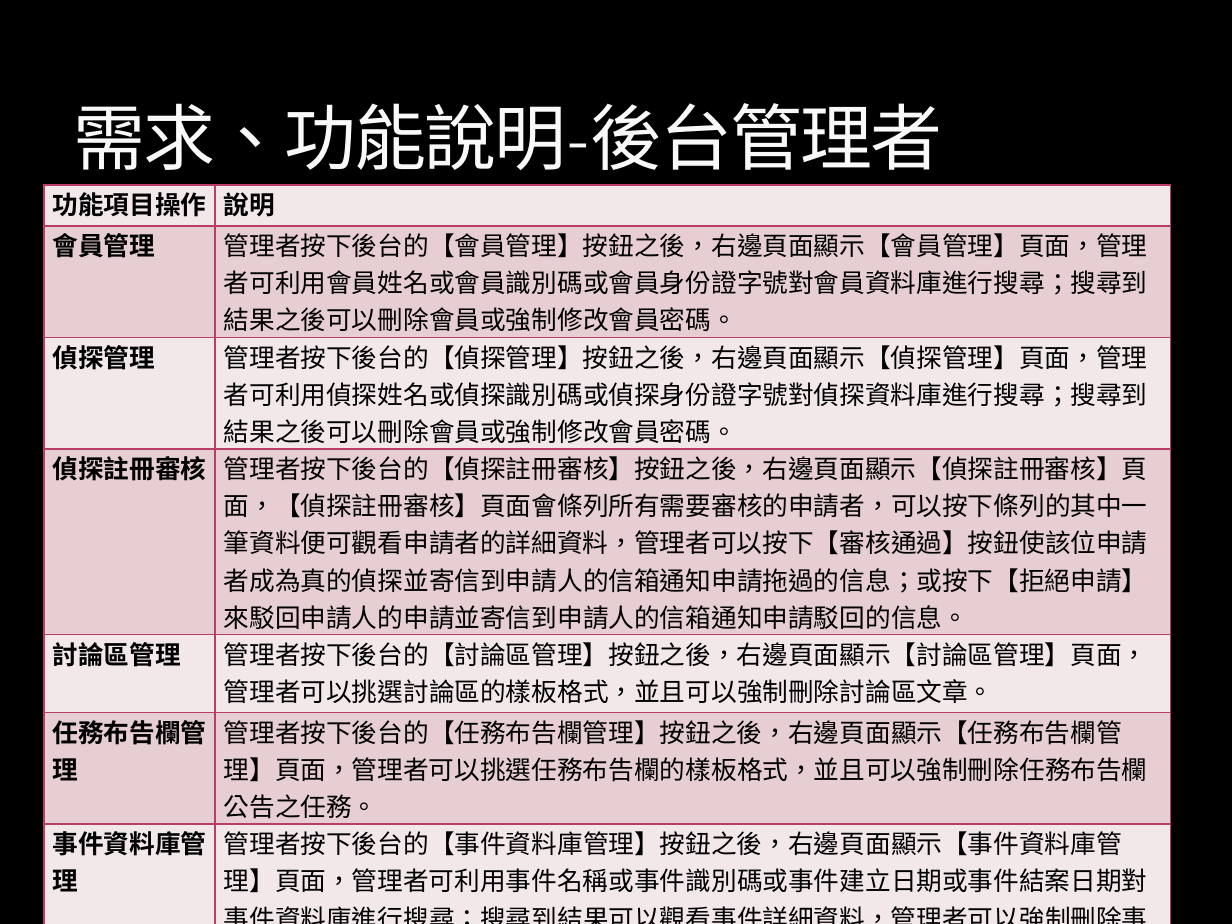
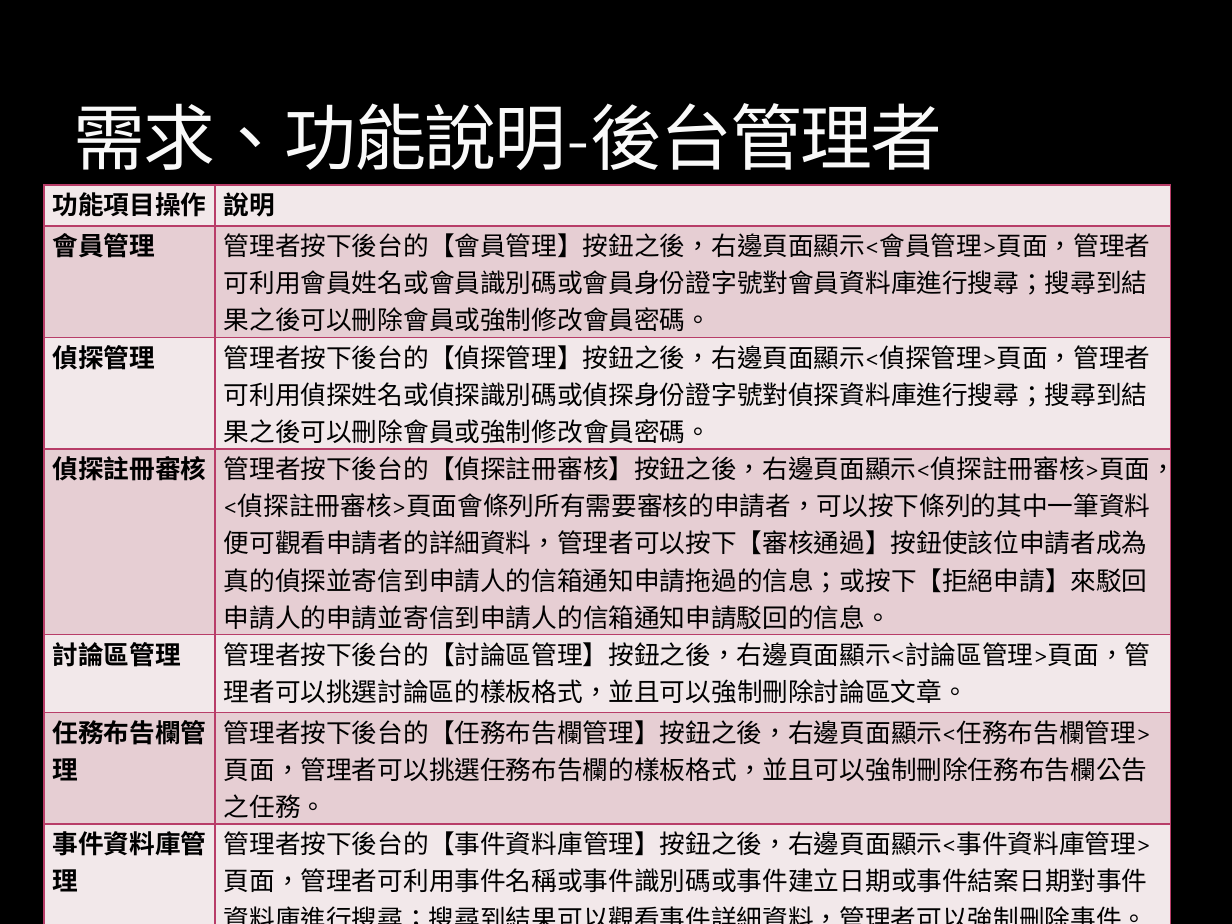
Before and after one commit to Banana-Huang/107_SE_Team11, a slide deck: slide 11 of team11_proposal.pptx. Drawn at 1232x924 pixels with LibreOffice and Linux fonts; fonts in the diff are those of the drawing; background and template pictures are left out. Boxes give left, top, right and bottom in pixels: in the first picture for what was removed or moved away, otherwise in the second. Text is boxed around its words. In the diff, an @@ line names an element or a change of style, - is before the commit and + after.

```diff
--- a/team11_proposal.pptx
+++ b/team11_proposal.pptx
@@ table at [44,185,1170,901] @@
-row 2, column 2: 管理者按下後台的【會員管理】按鈕之後，右邊頁面顯示【會員管理】頁面，管理者可利用會員姓名或會員識別碼或會員身份證字號對會員資料庫進行搜尋；搜尋到結果之後可以刪除會員或強制修改會員密碼。
+row 2, column 2: 管理者按下後台的【會員管理】按鈕之後，右邊頁面顯示<會員管理>頁面，管理者可利用會員姓名或會員識別碼或會員身份證字號對會員資料庫進行搜尋；搜尋到結果之後可以刪除會員或強制修改會員密碼。
-row 3, column 2: 管理者按下後台的【偵探管理】按鈕之後，右邊頁面顯示【偵探管理】頁面，管理者可利用偵探姓名或偵探識別碼或偵探身份證字號對偵探資料庫進行搜尋；搜尋到結果之後可以刪除會員或強制修改會員密碼。
+row 3, column 2: 管理者按下後台的【偵探管理】按鈕之後，右邊頁面顯示<偵探管理>頁面，管理者可利用偵探姓名或偵探識別碼或偵探身份證字號對偵探資料庫進行搜尋；搜尋到結果之後可以刪除會員或強制修改會員密碼。
-row 4, column 2: 管理者按下後台的【偵探註冊審核】按鈕之後，右邊頁面顯示【偵探註冊審核】頁面，【偵探註冊審核】頁面會條列所有需要審核的申請者，可以按下條列的其中一筆資料便可觀看申請者的詳細資料，管理者可以按下【審核通過】按鈕使該位申請者成為真的偵探並寄信到申請人的信箱通知申請拖過的信息；或按下【拒絕申請】來駁回申請人的申請並寄信到申請人的信箱通知申請駁回的信息。
+row 4, column 2: 管理者按下後台的【偵探註冊審核】按鈕之後，右邊頁面顯示<偵探註冊審核>頁面，<偵探註冊審核>頁面會條列所有需要審核的申請者，可以按下條列的其中一筆資料便可觀看申請者的詳細資料，管理者可以按下【審核通過】按鈕使該位申請者成為真的偵探並寄信到申請人的信箱通知申請拖過的信息；或按下【拒絕申請】來駁回申請人的申請並寄信到申請人的信箱通知申請駁回的信息。
-row 5, column 2: 管理者按下後台的【討論區管理】按鈕之後，右邊頁面顯示【討論區管理】頁面，管理者可以挑選討論區的樣板格式，並且可以強制刪除討論區文章。
+row 5, column 2: 管理者按下後台的【討論區管理】按鈕之後，右邊頁面顯示<討論區管理>頁面，管理者可以挑選討論區的樣板格式，並且可以強制刪除討論區文章。
-row 6, column 2: 管理者按下後台的【任務布告欄管理】按鈕之後，右邊頁面顯示【任務布告欄管理】頁面，管理者可以挑選任務布告欄的樣板格式，並且可以強制刪除任務布告欄公告之任務。
+row 6, column 2: 管理者按下後台的【任務布告欄管理】按鈕之後，右邊頁面顯示<任務布告欄管理>頁面，管理者可以挑選任務布告欄的樣板格式，並且可以強制刪除任務布告欄公告之任務。
-row 7, column 2: 管理者按下後台的【事件資料庫管理】按鈕之後，右邊頁面顯示【事件資料庫管理】頁面，管理者可利用事件名稱或事件識別碼或事件建立日期或事件結案日期對事件資料庫進行搜尋；搜尋到結果可以觀看事件詳細資料，管理者可以強制刪除事件。
+row 7, column 2: 管理者按下後台的【事件資料庫管理】按鈕之後，右邊頁面顯示<事件資料庫管理>頁面，管理者可利用事件名稱或事件識別碼或事件建立日期或事件結案日期對事件資料庫進行搜尋；搜尋到結果可以觀看事件詳細資料，管理者可以強制刪除事件。
```
Also in this commit, not shown: 6 other slides changed, 3 slides removed, 2 other files.
